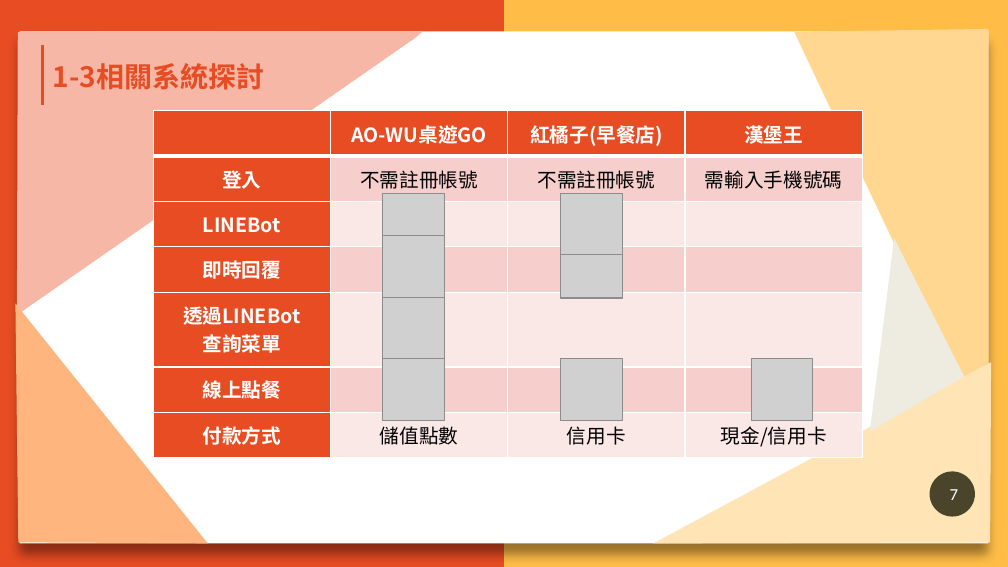
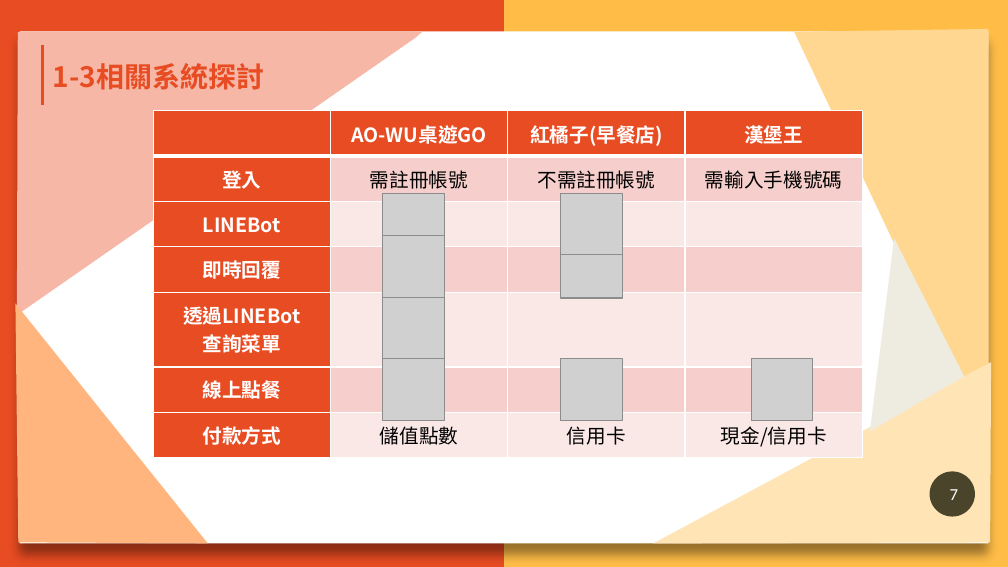
Before and after one commit to N1066442/board-game, a slide deck: slide 7 of 第109408組-AOWU桌遊GO-ppt.pptx. Drawn at 1008x567 pixels with LibreOffice and Linux fonts; fonts in the diff are those of the drawing; grey boxes stand for pictures; background and template pictures are left out. Boxes give left, top, right and bottom in pixels: in the first picture for what was removed or moved away, otherwise in the second. Text is boxed around its words. In the diff, an @@ line names an element or a change of style, - is before the commit and + after.

```diff
--- a/第109408組-AOWU桌遊GO-ppt.pptx
+++ b/第109408組-AOWU桌遊GO-ppt.pptx
@@ table at <box>153,111,863,458</box> @@
-row 2, column 2: 不需註冊帳號
+row 2, column 2: 需註冊帳號
```
Also in this commit, not shown: 3 other slides changed, 4 other files.
